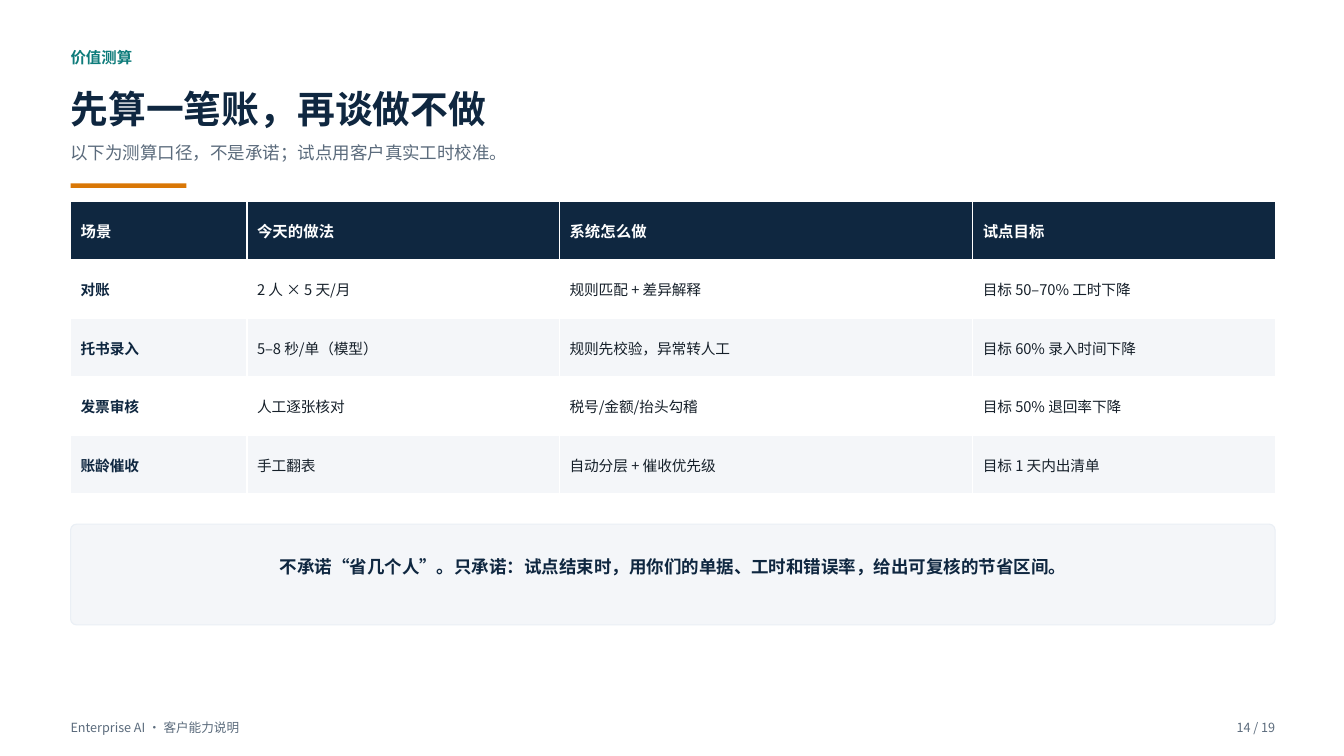
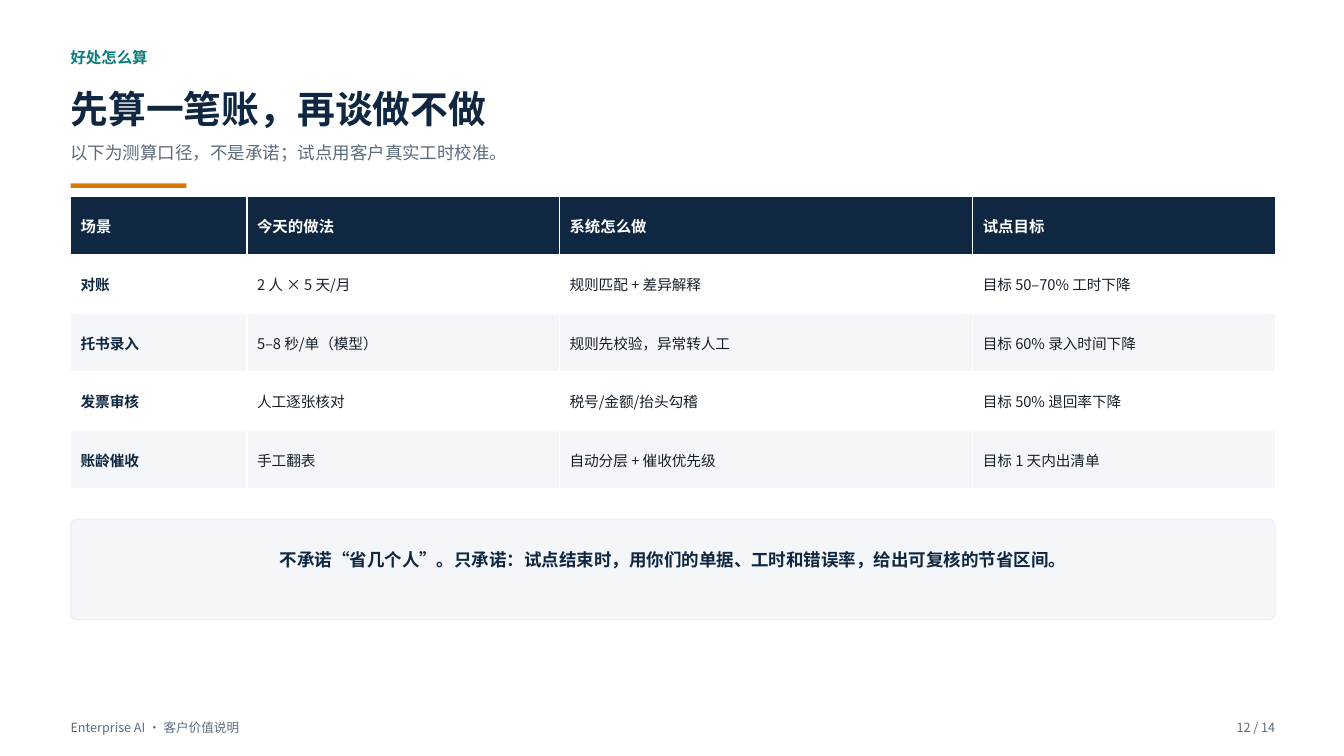
Before and after one commit to roma007/Enterprise-AI, a slide deck: slide 12 of 会客包/reports/客户老板版_系统能力介绍_2026-11-05.pptx (slide 14 before the commit). Drawn at 1344x756 pixels with LibreOffice and Linux fonts; fonts in the diff are those of the drawing. Boxes give left, top, right and bottom in pixels: in the first picture for what was removed or moved away, otherwise in the second. Text is boxed around its words. In the diff, an @@ line names an element or a change of style, - is before the commit and + after.

Commit message:
docs: 重做客户老板版 PPT，聚焦价值与落地

```diff
--- a/会客包/reports/客户老板版_系统能力介绍_2026-11-05.pptx
+++ b/会客包/reports/客户老板版_系统能力介绍_2026-11-05.pptx
@@ text at [71, 50, 148, 65]: text changed @@
-价值测算
+好处怎么算
@@ 1 table, 1 text, 1 rounded rectangle: place and size @@
-1 table, 1 text, 1 rounded rectangle at [71, 202, 1275, 625]
+1 table, 1 text, 1 rounded rectangle at [71, 197, 1275, 620]
@@ text at [71, 721, 240, 735]: text changed @@
-Enterprise AI · 客户能力说明
+Enterprise AI · 客户价值说明
@@ text at [1237, 722, 1275, 732]: text changed @@
-14 / 19
+12 / 14
```
Also in this commit, not shown: 11 other slides changed, 2 slides added, 7 slides removed, 2 other files.
